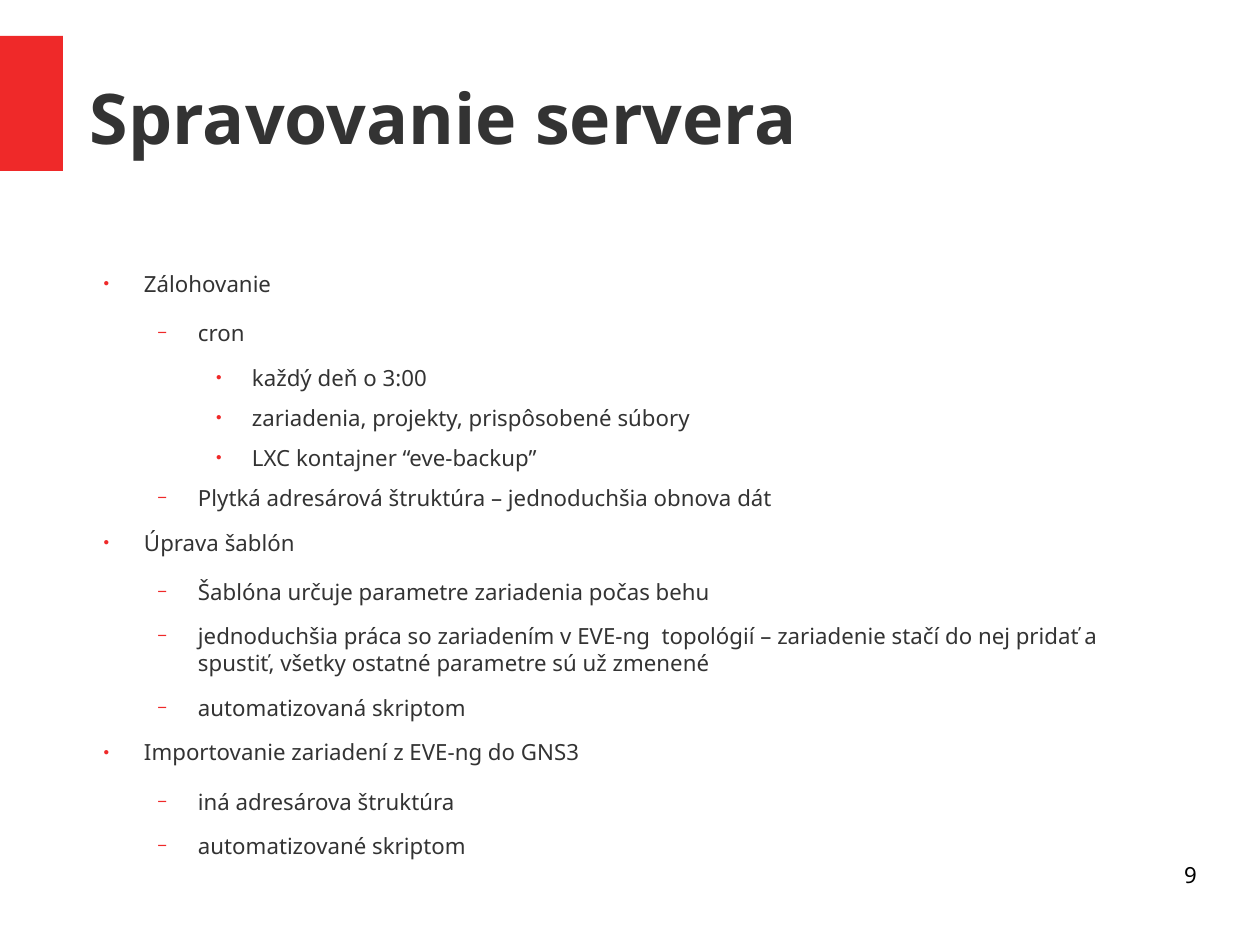
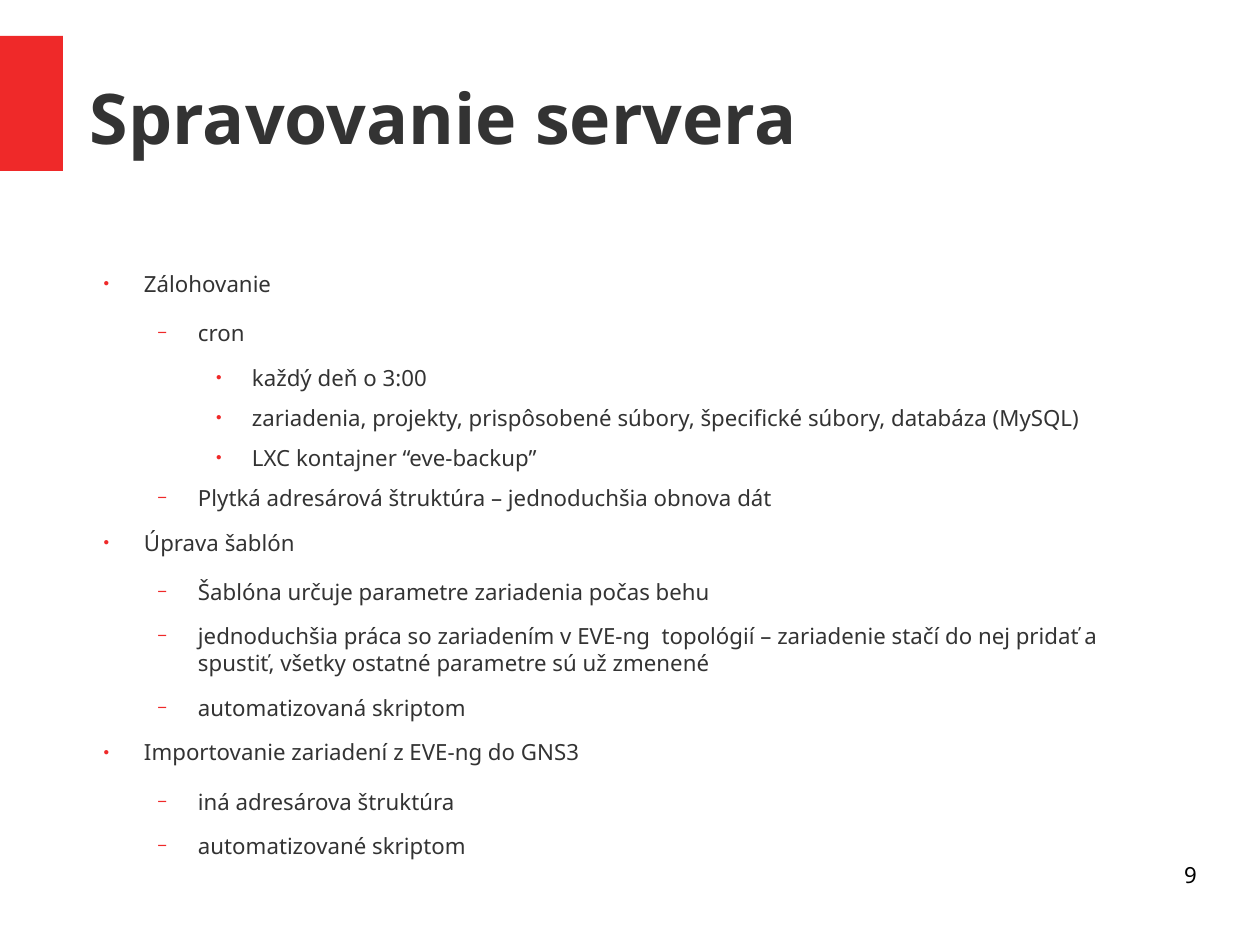
Before and after one commit to kyberdrb/Ing_Projekt-Virtualne_sietove_laboratoria, a slide deck: slide 9 of sisila_panel_story_prezentacia.odp. Drawn at 1260x945 pixels with LibreOffice and Linux fonts; fonts in the diff are those of the drawing. Boxes give left, top, right and bottom in pixels: in the first picture for what was removed or moved away, otherwise in the second. Text is boxed around its words. In the diff, an @@ line names an element or a change of style, - is before the commit and + after.

```diff
--- a/sisila_panel_story_prezentacia.odp
+++ b/sisila_panel_story_prezentacia.odp
@@ text at box(252, 409, 1079, 431): text changed @@
-    ● zariadenia, projekty, prispôsobené súbory
+    ● zariadenia, projekty, prispôsobené súbory, špecifické súbory, databáza (MySQL)
```
Also in this commit, not shown: 1 other file.
